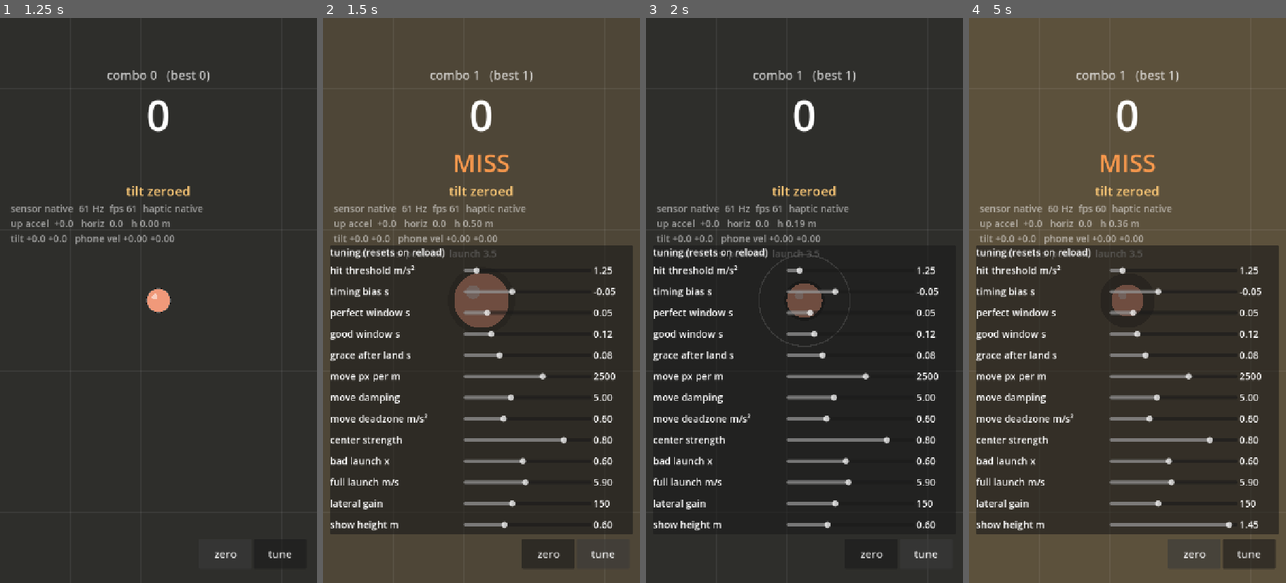
Above: before the commit, frames 1-4 (left to right).
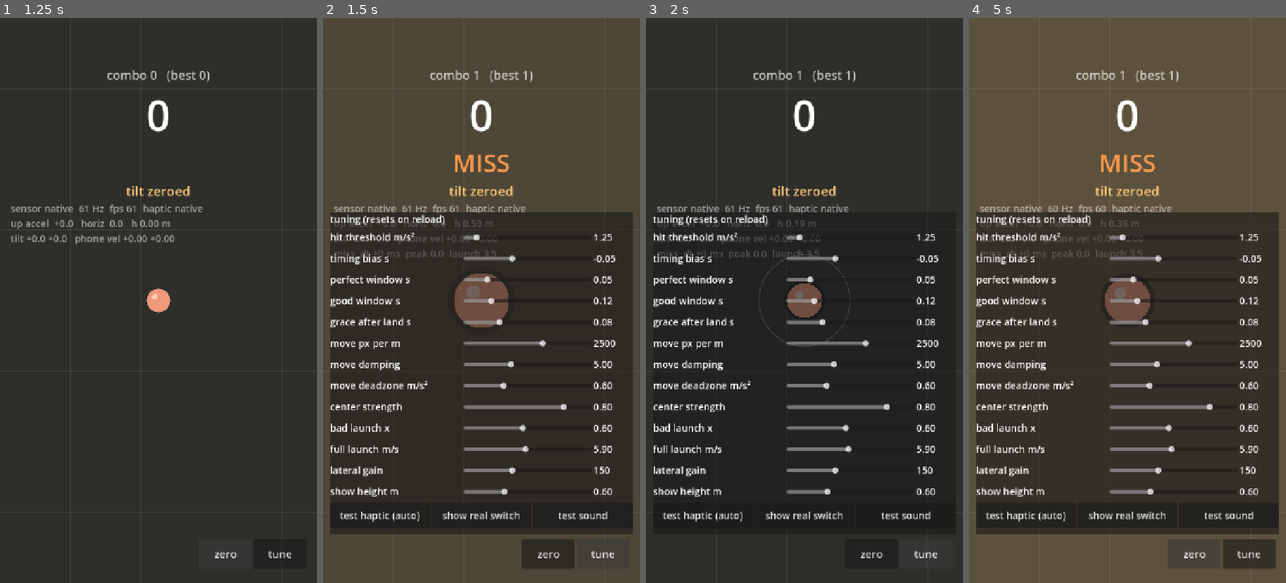
Above: after the commit, the same moments.

Repository: Xionday/Papapa
Game: Godot game, scene res://scenes/main.tscn
Two runs of this game, one before a commit and one after it. Both use one fixed random seed, a clock stepped at 60 frames per second and the inputs below.
Inputs (mouse positions are in pixels of both pictures, inside the frame that each line leads up to):
- Up to frame 1 (1.25 s): click "zero" at 0.5 s
- Up to frame 2 (1.5 s): click "tune" at 1.25 s
- Up to frame 3 (2 s): no input
- Up to frame 4 (5 s): click (1026, 515) at 2 s, where only the run after the commit has a clickable "test haptic (auto)"; click (1228, 515) at 2.75 s, where only the run after the commit has a clickable "test sound"; click "play again" at 3.5 s; click "zero" at 4.25 s

Frame 1 is identical in both runs. In frame 2, 15% of the frame differs, in the area x 2-98%, y 34-91%; in frame 3, 10%; in frame 4, 15%.

Commit message:
程式合成音效、最高點 tick、震動/音效測試按鈕
- sfx.gd：用 AudioStreamWAV 在程式裡合成 perfect/good/bad/miss/stop/tick，不需音檔
- 最高點(收縮環出現)時 tick 一聲
- tune 面板新增：test haptic (auto)、show real switch(把 iOS switch 顯示出來親手點)、test sound

Co-Authored-By: Claude Fable 5.1 <noreply@anthropic.com>
Claude-Session: https://claude.ai/code/session_01M2isnyCwhhtueNisXY1RbR

Diff:
--- a/scenes/main.tscn
+++ b/scenes/main.tscn
@@ -1,8 +1,9 @@
-[gd_scene load_steps=5 format=3]
+[gd_scene load_steps=6 format=3]
 
 [ext_resource type="Script" path="res://scripts/game.gd" id="1_game"]
 [ext_resource type="Script" path="res://scripts/sensor_bridge.gd" id="2_sensor"]
 [ext_resource type="Script" path="res://scripts/hud.gd" id="3_hud"]
+[ext_resource type="Script" path="res://scripts/sfx.gd" id="4_sfx"]
 
 [sub_resource type="StyleBoxFlat" id="results_bg"]
 content_margin_left = 32.0
@@ -25,6 +26,9 @@
 
 [node name="SensorBridge" type="Node" parent="."]
 script = ExtResource("2_sensor")
+
+[node name="Sfx" type="Node" parent="."]
+script = ExtResource("4_sfx")
 
 [node name="HUD" type="CanvasLayer" parent="."]
 script = ExtResource("3_hud")
@@ -102,7 +106,7 @@
 anchor_right = 1.0
 anchor_bottom = 1.0
 offset_left = 16.0
-offset_top = -760.0
+offset_top = -840.0
 offset_right = -16.0
 offset_bottom = -110.0
 grow_horizontal = 2
@@ -118,6 +122,30 @@
 
 [node name="Sliders" type="VBoxContainer" parent="HUD/Panel/VBox"]
 layout_mode = 2
+
+[node name="Tests" type="HBoxContainer" parent="HUD/Panel/VBox"]
+layout_mode = 2
+
+[node name="TestHaptic" type="Button" parent="HUD/Panel/VBox/Tests"]
+layout_mode = 2
+custom_minimum_size = Vector2(0, 56)
+size_flags_horizontal = 3
+theme_override_font_sizes/font_size = 22
+text = "test haptic (auto)"
+
+[node name="ShowSwitch" type="Button" parent="HUD/Panel/VBox/Tests"]
+layout_mode = 2
+custom_minimum_size = Vector2(0, 56)
+size_flags_horizontal = 3
+theme_override_font_sizes/font_size = 22
+text = "show real switch"
+
+[node name="TestSound" type="Button" parent="HUD/Panel/VBox/Tests"]
+layout_mode = 2
+custom_minimum_size = Vector2(0, 56)
+size_flags_horizontal = 3
+theme_override_font_sizes/font_size = 22
+text = "test sound"
 
 [node name="Results" type="PanelContainer" parent="HUD"]
 anchors_preset = -1
--- a/scripts/game.gd
+++ b/scripts/game.gd
@@ -78,6 +78,8 @@
 const HIST_KEEP := 1.0
 
 @onready var _sensor: Node = $SensorBridge
+@onready var _sfx: Node = $Sfx
+var _apex_ticked: bool = false
 
 
 func _ready() -> void:
@@ -132,6 +134,7 @@
 	last_grade = ""
 	round_log = []
 	_t_visible = -1.0
+	_apex_ticked = false
 	_launch_timing()
 
 
@@ -217,6 +220,11 @@
 	ball_pos += v_lat * delta
 	_clamp_to_screen()
 
+	## 最高點：收縮環出現的那一刻給一個 tick（用身體數拍子）
+	if not _apex_ticked and _now() >= _t_apex:
+		_apex_ticked = true
+		_sfx.play("tick")
+
 	## 下落中第一次進入可見高度 → 判定視窗開始
 	if _t_visible < 0.0 and v_up < 0.0 and ball_h <= show_height:
 		_t_visible = _now()
@@ -256,17 +264,20 @@
 			last_launch = full_launch
 			_flash_color = Color(0.36, 0.79, 0.65)
 			_sensor.haptic(1)
+			_sfx.play("perfect")
 			_spawn_ash()
 		"good":
 			bad_count = 0
 			last_launch = full_launch * good_launch
 			_flash_color = Color(0.53, 0.72, 0.92)
 			_sensor.haptic(1)
+			_sfx.play("good")
 		_:
 			bad_count += 1
 			last_launch = last_launch * bad_launch
 			_flash_color = Color(0.98, 0.78, 0.46)
 			_sensor.haptic(2)
+			_sfx.play("miss" if grade == "miss" else "bad")
 	_flash = 1.0
 
 	if bad_count >= max_bad:
@@ -277,6 +288,7 @@
 		ball_stopped = true
 		_flash_color = Color(0.89, 0.29, 0.29)
 		_sensor.haptic(3)
+		_sfx.play("stop")
 		best_streak = max(best_streak, streak)
 		best_score = max(best_score, score)
 		stopped.emit(streak, score, round_stats())
@@ -292,6 +304,7 @@
 	var flight_t: float = 2.0 * v_up / gravity_m
 	v_lat += (paddle_pos - ball_pos) * center_strength / flight_t
 	_t_visible = -1.0
+	_apex_ticked = false
 	_launch_timing()
 	state = "air"
 	judged.emit(grade, last_dt, streak, score)
--- a/scripts/hud.gd
+++ b/scripts/hud.gd
@@ -15,6 +15,9 @@
 @onready var _results: PanelContainer = $Results
 @onready var _results_text: Label = $Results/VBox/Text
 @onready var _again_btn: Button = $Results/VBox/PlayAgain
+@onready var _test_haptic: Button = $Panel/VBox/Tests/TestHaptic
+@onready var _show_switch: Button = $Panel/VBox/Tests/ShowSwitch
+@onready var _test_sound: Button = $Panel/VBox/Tests/TestSound
 
 ## name, property, min, max, step
 const PARAMS := [
@@ -57,6 +60,15 @@
 		_game.play_again())
 	_game.judged.connect(_on_judged)
 	_game.stopped.connect(_on_stopped)
+	_test_haptic.pressed.connect(func():
+		_sensor.haptic(3)
+		_show_msg("haptic x3 (%s)" % _sensor.haptic_mode))
+	_show_switch.pressed.connect(func():
+		_sensor.show_haptic_switch()
+		_show_msg("tap the switch at bottom-left"))
+	_test_sound.pressed.connect(func():
+		_game.get_node("Sfx").play("perfect")
+		_show_msg("sound: perfect"))
 	_build_sliders()
 
 
--- a/scripts/sensor_bridge.gd
+++ b/scripts/sensor_bridge.gd
@@ -32,6 +32,12 @@
 			user_agent = str(_js.ua)
 		_haptic = JavaScriptBridge.get_interface("papapaHaptic")
 		haptic_mode = str(_haptic.mode) if _haptic != null else "none"
+
+
+## 把真正的 iOS switch 顯示出來讓使用者親手點（排除「程式模擬點擊不觸發觸覺」的可能）
+func show_haptic_switch() -> void:
+	if _haptic != null:
+		_haptic.showSwitch()
 
 
 ## 震動：count 連點幾下。強擊 1、弱擊 2、漏接 3。
--- /dev/null
+++ b/scripts/sfx.gd
@@ -0,0 +1,61 @@
+extends Node
+## 程式合成的音效，不需要音檔。原生與 Web 都能用。
+## Web 版：瀏覽器要在使用者點過畫面後才允許出聲，Godot 會在第一次觸控時自動解鎖。
+
+const RATE := 22050
+
+var _streams: Dictionary = {}
+var _players: Array[AudioStreamPlayer] = []
+var _next := 0
+
+
+func _ready() -> void:
+	## 名稱: [頻率列表, 長度秒, 音量 0~1, 波形 sine|square|noise]
+	_streams["perfect"] = _tone([880.0, 1320.0], 0.18, 0.5, "sine")
+	_streams["good"] = _tone([660.0], 0.12, 0.45, "sine")
+	_streams["bad"] = _tone([220.0], 0.14, 0.45, "square")
+	_streams["miss"] = _tone([160.0], 0.2, 0.4, "square")
+	_streams["stop"] = _tone([140.0, 100.0], 0.4, 0.5, "square")
+	_streams["tick"] = _tone([1200.0], 0.03, 0.25, "sine")
+	for i in 6:
+		var p := AudioStreamPlayer.new()
+		add_child(p)
+		_players.append(p)
+
+
+func play(name: String) -> void:
+	if not _streams.has(name):
+		return
+	var p := _players[_next]
+	_next = (_next + 1) % _players.size()
+	p.stream = _streams[name]
+	p.play()
+
+
+## 產生一段 16-bit 單聲道 WAV：多個頻率依序接起來（琶音），指數衰減包絡
+func _tone(freqs: Array, length: float, vol: float, wave: String) -> AudioStreamWAV:
+	var n := int(length * RATE)
+	var data := PackedByteArray()
+	data.resize(n * 2)
+	var seg: float = float(n) / freqs.size()
+	for i in n:
+		var f: float = freqs[int(i / seg)]
+		var t: float = float(i) / RATE
+		var env: float = exp(-5.0 * t / length) * (1.0 - exp(-t * 400.0))
+		var v: float
+		match wave:
+			"square":
+				v = 1.0 if fmod(t * f, 1.0) < 0.5 else -1.0
+				v *= 0.6
+			"noise":
+				v = randf_range(-1.0, 1.0)
+			_:
+				v = sin(TAU * f * t)
+		var s := int(clamp(v * env * vol, -1.0, 1.0) * 32767.0)
+		data.encode_s16(i * 2, s)
+	var wav := AudioStreamWAV.new()
+	wav.format = AudioStreamWAV.FORMAT_16_BITS
+	wav.mix_rate = RATE
+	wav.stereo = false
+	wav.data = data
+	return wav
